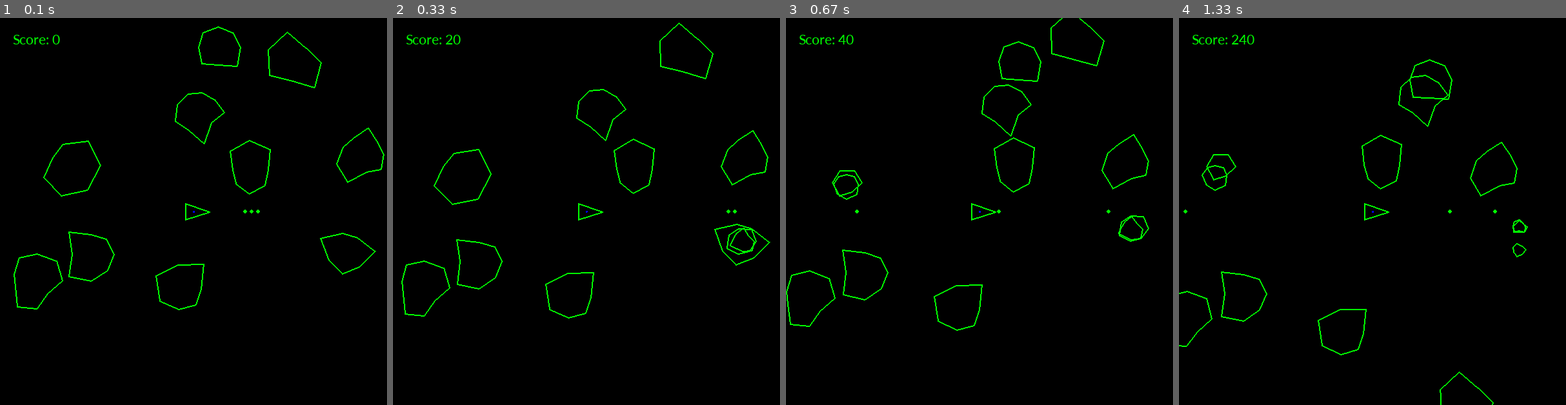
Above: before the commit, frames 1-4 (left to right).
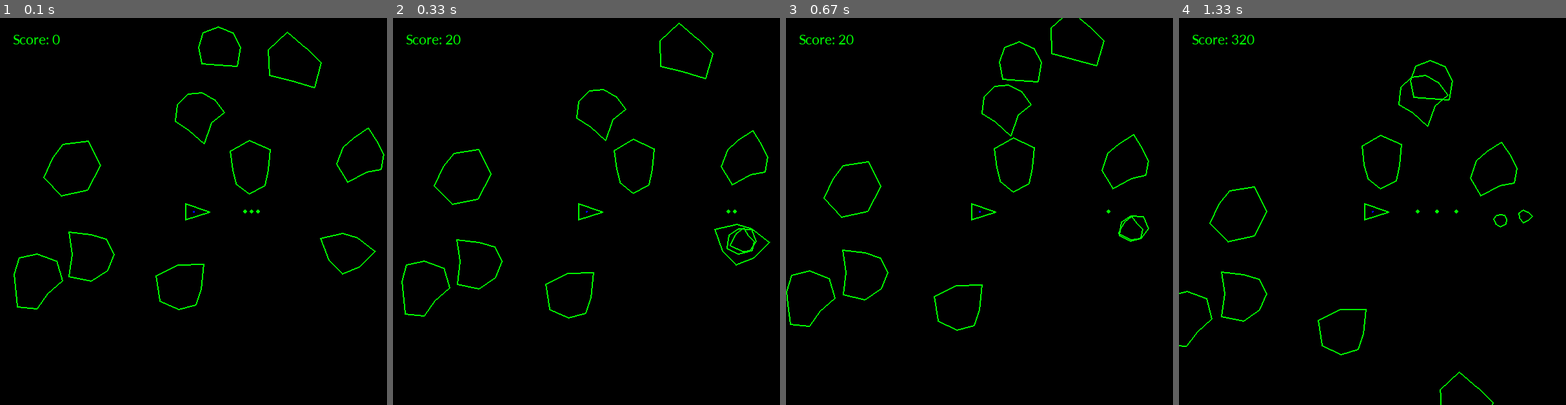
Above: after the commit, the same moments.

Repository: hackingmath/Neural-Net
Game: pygame game, started from Asteroids/March_2021/game.py
Same seed, same stepped clock (60 frames per second), same inputs: the game is played once before the commit and once after it.
Inputs:
- Up to frame 1 (0.1 s): no input
- Up to frame 2 (0.33 s): no input
- Up to frame 3 (0.67 s): no input
- Up to frame 4 (1.33 s): no input

Frames 1-2 are identical in both runs. In frame 3, 0.4% of the frame differs, in the area x 9-67%, y 4-52%; in frame 4, 0.6%, in the area x 1-92%, y 4-62%.

Commit message:
Improved logging and output

Diff:
--- a/Asteroids/March_2021/dueling_DQN.py
+++ b/Asteroids/March_2021/dueling_DQN.py
@@ -4,7 +4,8 @@
 import torch
 import torch.nn as nn
 import torch.optim as optim
-from game_no_graphics import Game #from game import Game
+from game import Game
+#from game_no_graphics import Game
 import random
 import math
 import time
@@ -27,7 +28,7 @@
 
 #####PARAMS#######
 learning_rate = 0.001
-NUM_EPISODES = 500
+NUM_EPISODES = 5000
 gamma = 0.9999
 replay_memory_size = 50000
 batch_size = 32
@@ -160,30 +161,35 @@
 report_interval = 10
 steps_total = []
 frames_total = 0
+high_score = 0
 scores = []
 num_scores = 0
 solved_after = 0
 solved = False
 start_time = time.time()
 
-for i_episode in range(1,501):
+for i_episode in range(1,2001):
     state = env.reset()
     step = 0
     while True:
         step += 1
         frames_total += 1
-        epsilon = calculate_epsilon(frames_total)
+        epsilon = calculate_epsilon(step)
         action = qnet_agent.select_action(state,epsilon)
         #print("action:",action)
         new_state,reward,done, score=env.play_frame(action)
         #print(new_state,reward,done,score)
-        scores.append(score)
-        num_scores += 1
+        if score > high_score:
+            high_score = score
+
+        #scores.append(score)
+        #num_scores += 1
         memory.push(state,action,new_state,reward,done)
         #print(f"frame{frames_total}")
         qnet_agent.optimize()
         state = new_state
         if done:
+            scores.append(score)
             steps_total.append(step)
             mean_reward_100 = sum(scores[-100:])/100
             if mean_reward_100 > score_to_solve and not solved:
@@ -194,7 +200,7 @@
             if i_episode % report_interval == 0:
                 print("\n***Episode %i *** \
 \                      \nAv.scores: [last %i]: %.2f,[last 100]: %.2f, [all]: %.2f \
-                        \nepsilon: %.2f, frames_total: %i, last score: %i"
+                        \nepsilon: %.2f, frames_total: %i, last score: %i, high score: %i"
                       %
                       (i_episode,
                        report_interval,
@@ -203,7 +209,7 @@
                        sum(scores)/len(scores),
                        epsilon,
                        frames_total,
-                       score)
+                       score,high_score)
                       )
                 elapsed_time = time.time() - start_time
                 print("Elapsed time:",time.strftime("%H:%M:%S",time.gmtime(elapsed_time)))
@@ -215,12 +221,17 @@
 if solved:
     print(f"Solved after {solved_after} episodes")
 plt.figure(figsize=(12,5))
-plt.title("Rewards")
-plt.bar(torch.arange(len(steps_total)),steps_total,alpha=0.6,color='green', width=5)
+plt.title("Scores")
+plt.bar(torch.arange(i_episode),scores,alpha=0.6,color='green', width=5)
 plt.show()
 
 
 """
+March 24:
+***Episode 380 *** \
+Av.scores: [last 10]: 5136.00,[last 100]: 5103.60, [all]: 2972.48
+epsilon: 0.01, frames_total: 320998, last score: 5240, high score: 11520
+Elapsed time: 01:43:23
 
 
 """
--- a/Asteroids/March_2021/game.py
+++ b/Asteroids/March_2021/game.py
@@ -176,7 +176,10 @@
                     increase_score += 50
                 elif self.level == 3:
                     increase_score += 100
-                asteroids.remove(self)
+                try:
+                    asteroids.remove(self)
+                except ValueError:
+                    pass
                 bullets.remove(b)
                 self.level += 1
                 if self.level in [2,3]:
@@ -203,14 +206,14 @@
         self.x += self.speed * cos(self.heading)
         self.y += self.speed * sin(self.heading)
         # wrap around screen
-        if self.x > width:
-            self.x = 0
-        elif self.x < 0:
-            self.x = width
-        elif self.y > height:
-            self.y = 0
-        elif self.y < 0:
-            self.y = height
+        # if self.x > width:
+        #     self.x = 0
+        # elif self.x < 0:
+        #     self.x = width
+        # elif self.y > height:
+        #     self.y = 0
+        # elif self.y < 0:
+        #     self.y = height
         self.life -= 1
         pygame.draw.circle(screen, GREEN, (int(self.x), int(self.y)), 3)
 
@@ -336,4 +339,14 @@
 epsilon: 0.01, frames_total: 151286, score: 890
 Elapsed time: 01:11:23
 
+***Episode 100 *** \
+Av.scores: [last 10]: 1660.00,[last 100]: 1263.60, [all]: 2228.59
+epsilon: 0.01, frames_total: 64094, last score: 1660, high score: 7560
+Elapsed time: 00:25:26
+
+***Episode 300 *** \
+Av.scores: [last 10]: 2584.00,[last 100]: 2614.60, [all]: 2915.84
+epsilon: 0.01, frames_total: 158028, last score: 20, high score: 9830
+Elapsed time: 01:04:23
+
 """
--- a/Asteroids/March_2021/game_no_graphics.py
+++ b/Asteroids/March_2021/game_no_graphics.py
@@ -164,7 +164,10 @@
                     increase_score += 50
                 elif self.level == 3:
                     increase_score += 100
-                asteroids.remove(self)
+                try:
+                    asteroids.remove(self)
+                except ValueError:
+                    pass
                 bullets.remove(b)
                 self.level += 1
                 if self.level in [2,3]:
@@ -215,7 +218,8 @@
         self.score = 0
         self.bullets = []
         self.create_bullet = True
-        self.asteroids = [Asteroid() for _ in range(asteroid_count)]
+        self.asteroid_count = 10
+        self.asteroids = [Asteroid() for _ in range(self.asteroid_count)]
 
     def reset(self):
         self.__init__()
@@ -262,8 +266,8 @@
 
         if len(self.asteroids) == 0:
             #time.sleep(1)
-            asteroid_count += 2
-            self.asteroids = [Asteroid() for i in range(asteroid_count)]
+            self.asteroid_count += 2
+            self.asteroids = [Asteroid() for i in range(self.asteroid_count)]
 
         for a in self.asteroids:
             a.move()
